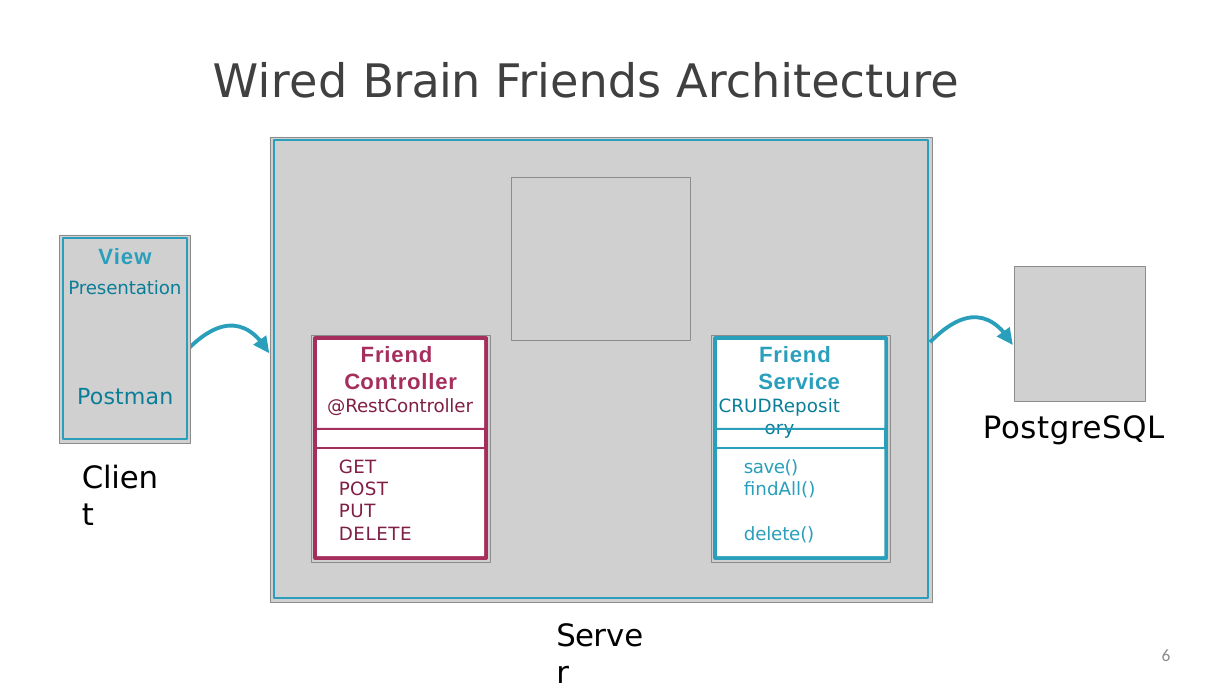
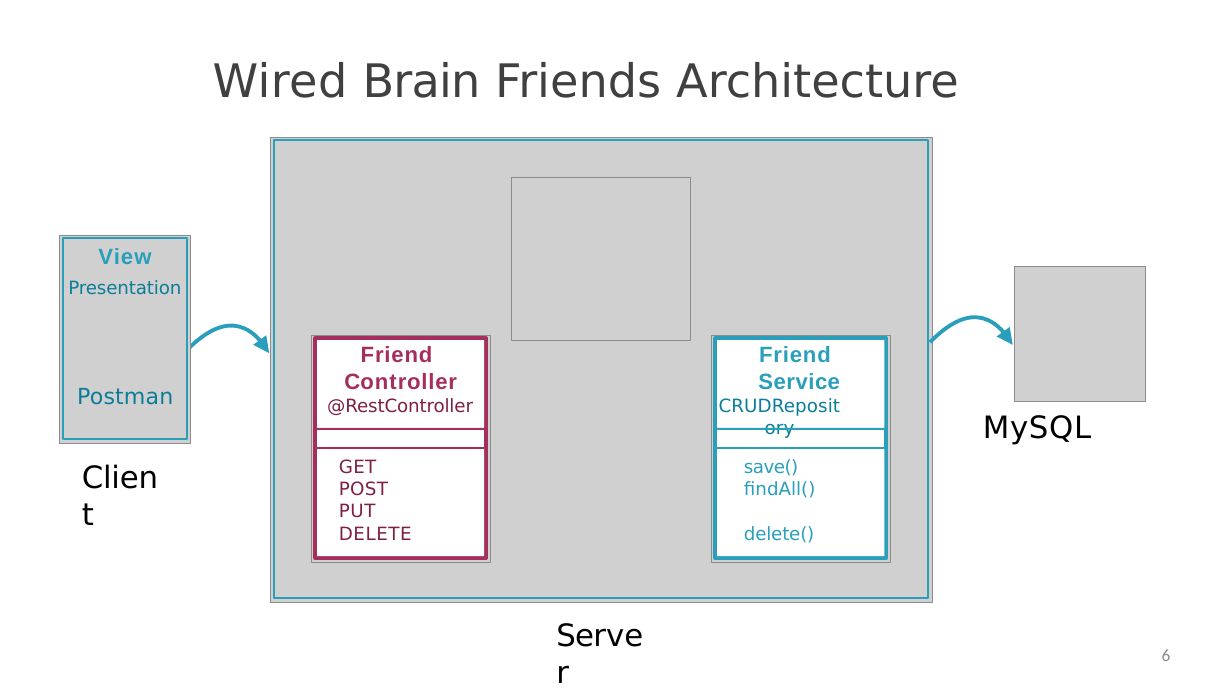
Before and after one commit to StevenJoseph19/JEE-Mulesoft, a slide deck: slide 6 of 3. Spring 5.0 (Core, MVC, REST, Data JPA, Data REST)/Day 6/Slides/3. Building the Friends Web Services/building-the-friends-web-services-slides.pptx. Drawn at 1232x693 pixels with LibreOffice and Linux fonts; fonts in the diff are those of the drawing; grey boxes stand for pictures. Boxes give left, top, right and bottom in pixels: in the first picture for what was removed or moved away, otherwise in the second. Text is boxed around its words. In the diff, an @@ line names an element or a change of style, - is before the commit and + after.

```diff
--- a/3. Spring 5.0 (Core, MVC, REST, Data JPA, Data REST)/Day 6/Slides/3. Building the Friends Web Services/building-the-friends-web-services-slides.pptx
+++ b/3. Spring 5.0 (Core, MVC, REST, Data JPA, Data REST)/Day 6/Slides/3. Building the Friends Web Services/building-the-friends-web-services-slides.pptx
@@ text at <box>983,415,1091,445</box>: text changed @@
-PostgreSQL
+MySQL
```
Also in this commit, not shown: 5 other files.
